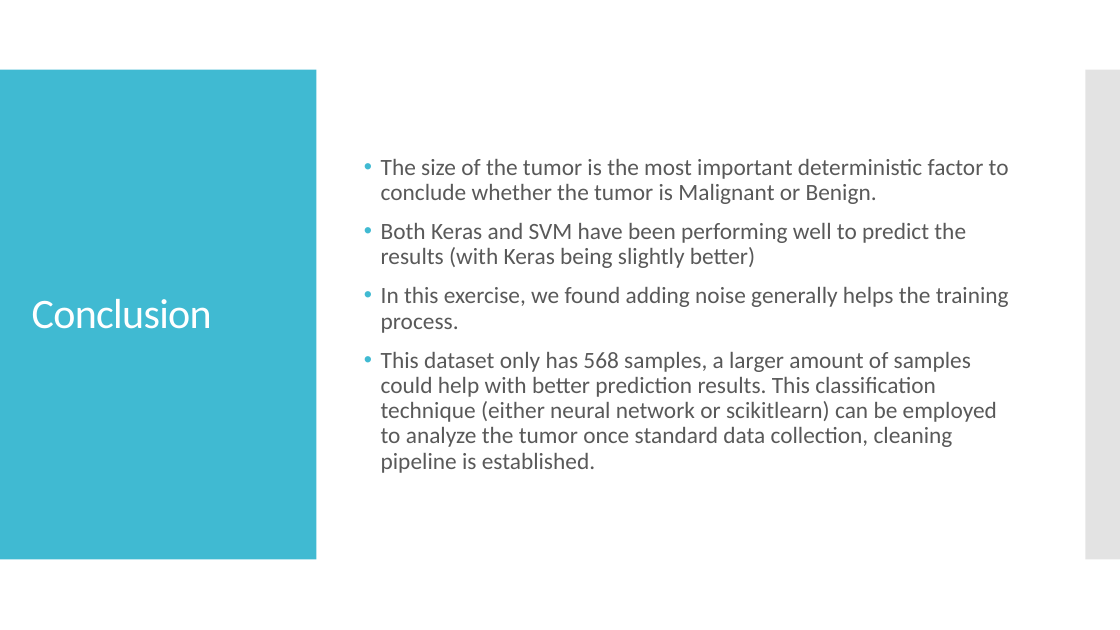
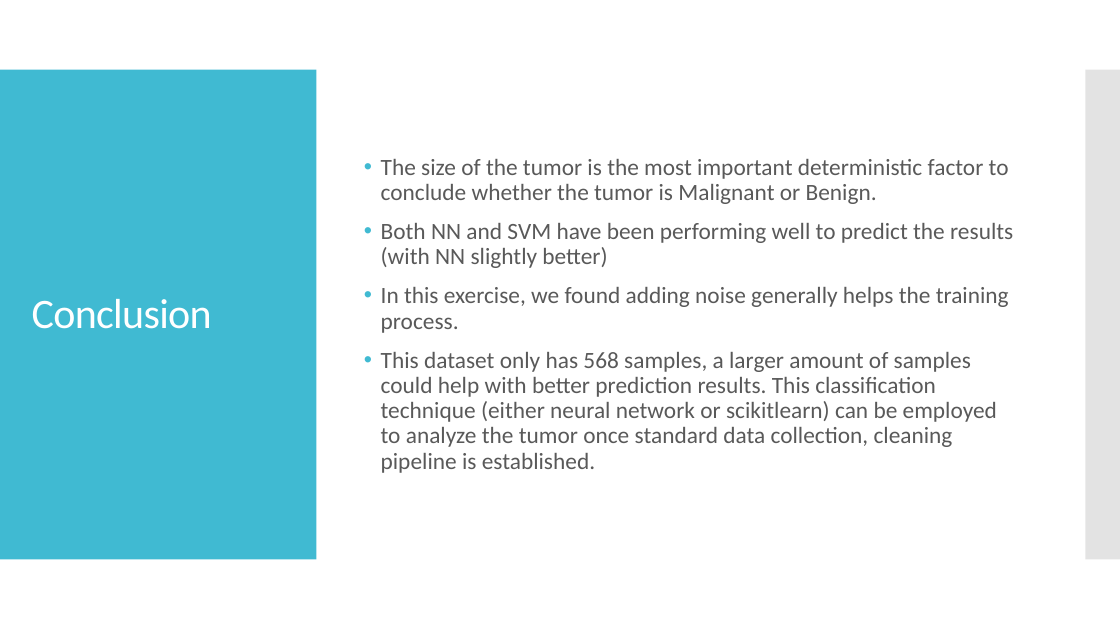
Before and after one commit to scs32532019/ML_FinalProject_BreastCancer, a slide deck: slide 10 of documentation/Project_persentation.pptx. Drawn at 1120x630 pixels with LibreOffice and Linux fonts; fonts in the diff are those of the drawing. Boxes give left, top, right and bottom in pixels: in the first picture for what was removed or moved away, otherwise in the second. Text is boxed around its words. In the diff, an @@ line names an element or a change of style, - is before the commit and + after.

```diff
--- a/documentation/Project_persentation.pptx
+++ b/documentation/Project_persentation.pptx
@@ text at [381, 223, 1013, 268]: text changed @@
-• Both Keras and SVM have been performing well to predict the results (with Keras being slightly better)
+• Both NN and SVM have been performing well to predict the results (with NN slightly better)
```
Also in this commit, not shown: 3 other slides changed.
